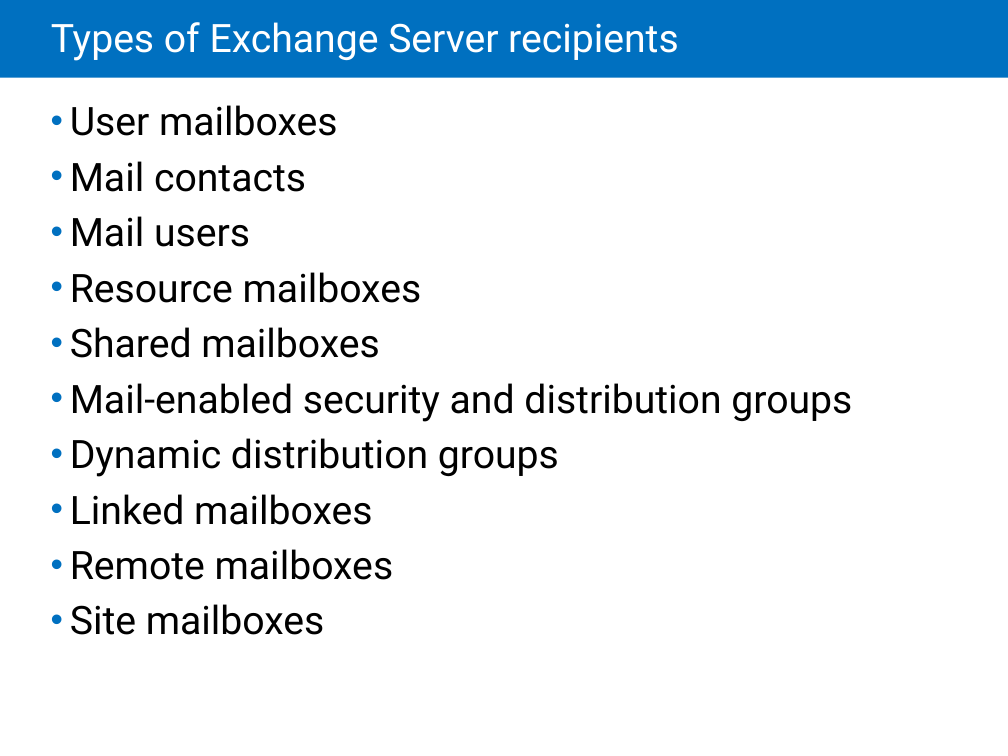
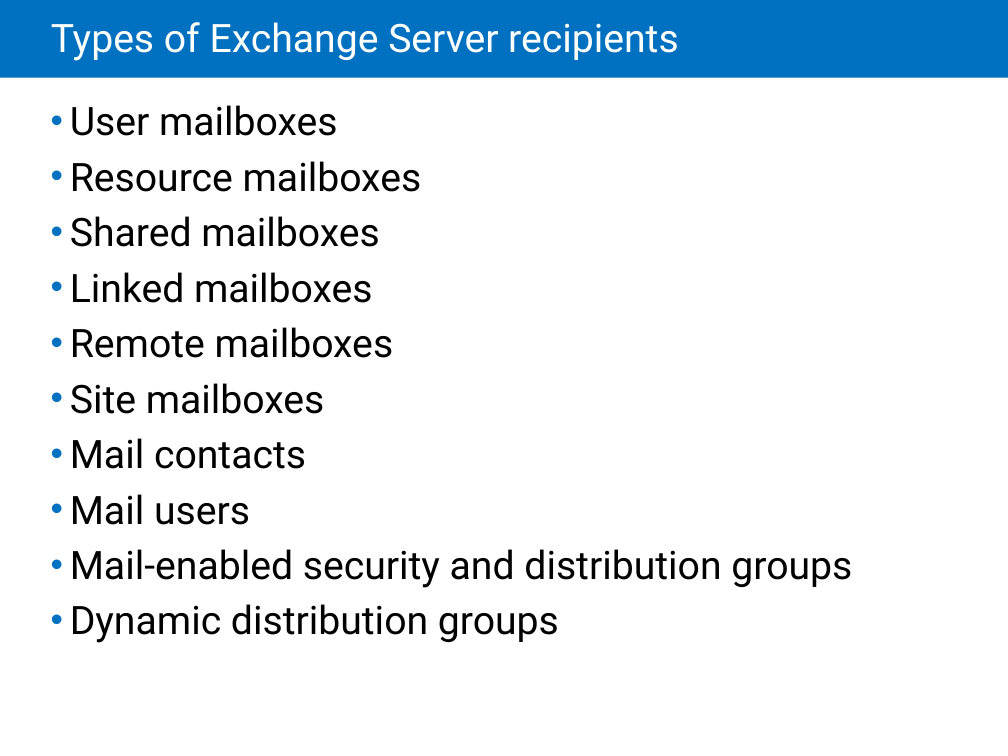
Before and after one commit to EnterpriseTrainingCenter/ExchangeServer, a slide deck: slide 7 of SMEXonprem/Handouts/SMEX-B_05-Managing recipient objects.pptx. Drawn at 1008x756 pixels with LibreOffice and Linux fonts; fonts in the diff are those of the drawing. Boxes give left, top, right and bottom in pixels: in the first picture for what was removed or moved away, otherwise in the second. Text is boxed around its words. In the diff, an @@ line names an element or a change of style, - is before the commit and + after.

```diff
--- a/SMEXonprem/Handouts/SMEX-B_05-Managing recipient objects.pptx
+++ b/SMEXonprem/Handouts/SMEX-B_05-Managing recipient objects.pptx
@@ text at (x1=70, y1=161, x2=306, y2=247): paragraphs removed @@
-• Mail contacts
-• Mail users
@@ text at (x1=70, y1=383, x2=852, y2=477): paragraphs removed @@
-• Mail-enabled security and distribution groups
-• Dynamic distribution groups
@@ text at (x1=70, y1=438, x2=852, y2=643): paragraphs added @@
+• Mail contacts
+• Mail users
+• Mail-enabled security and distribution groups
+• Dynamic distribution groups
```
Also in this commit, not shown: 14 other files.
